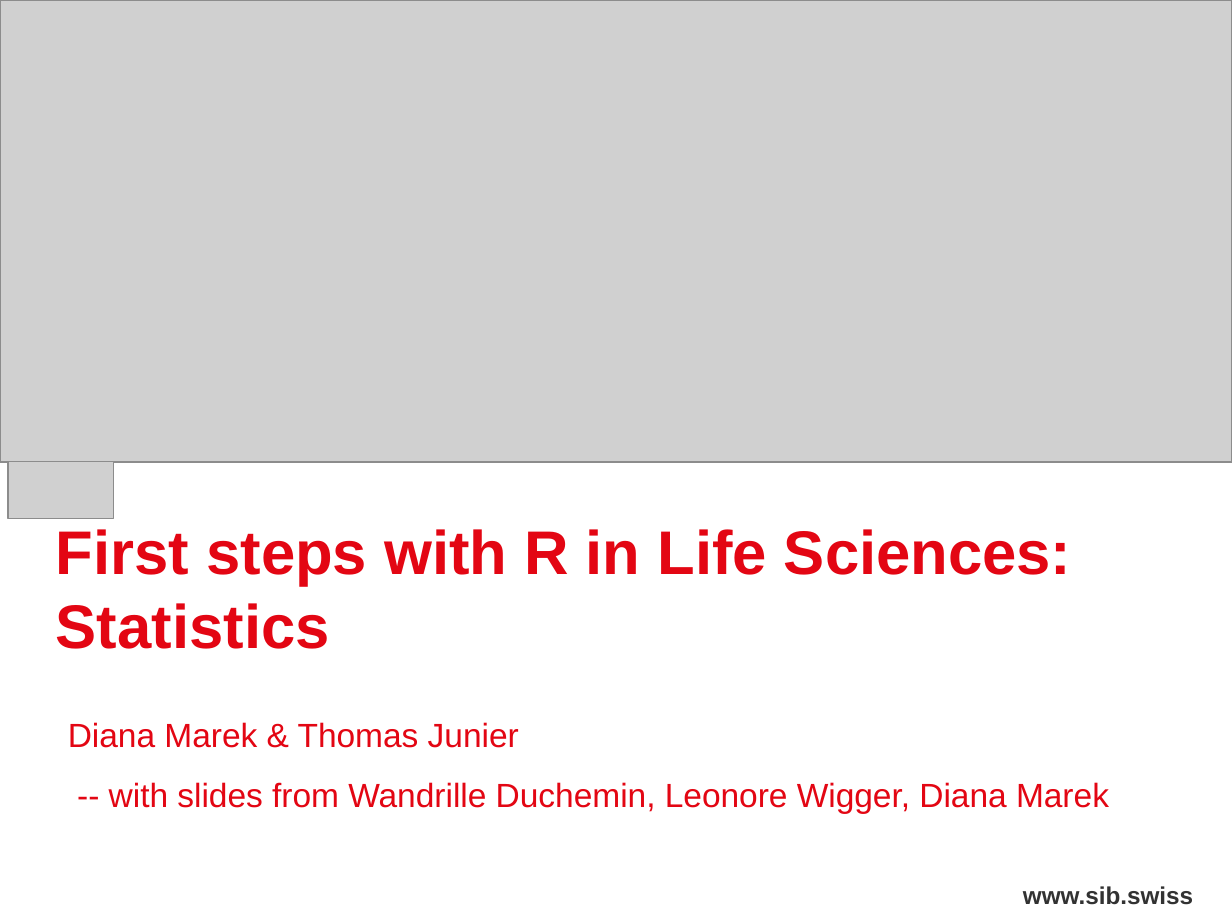
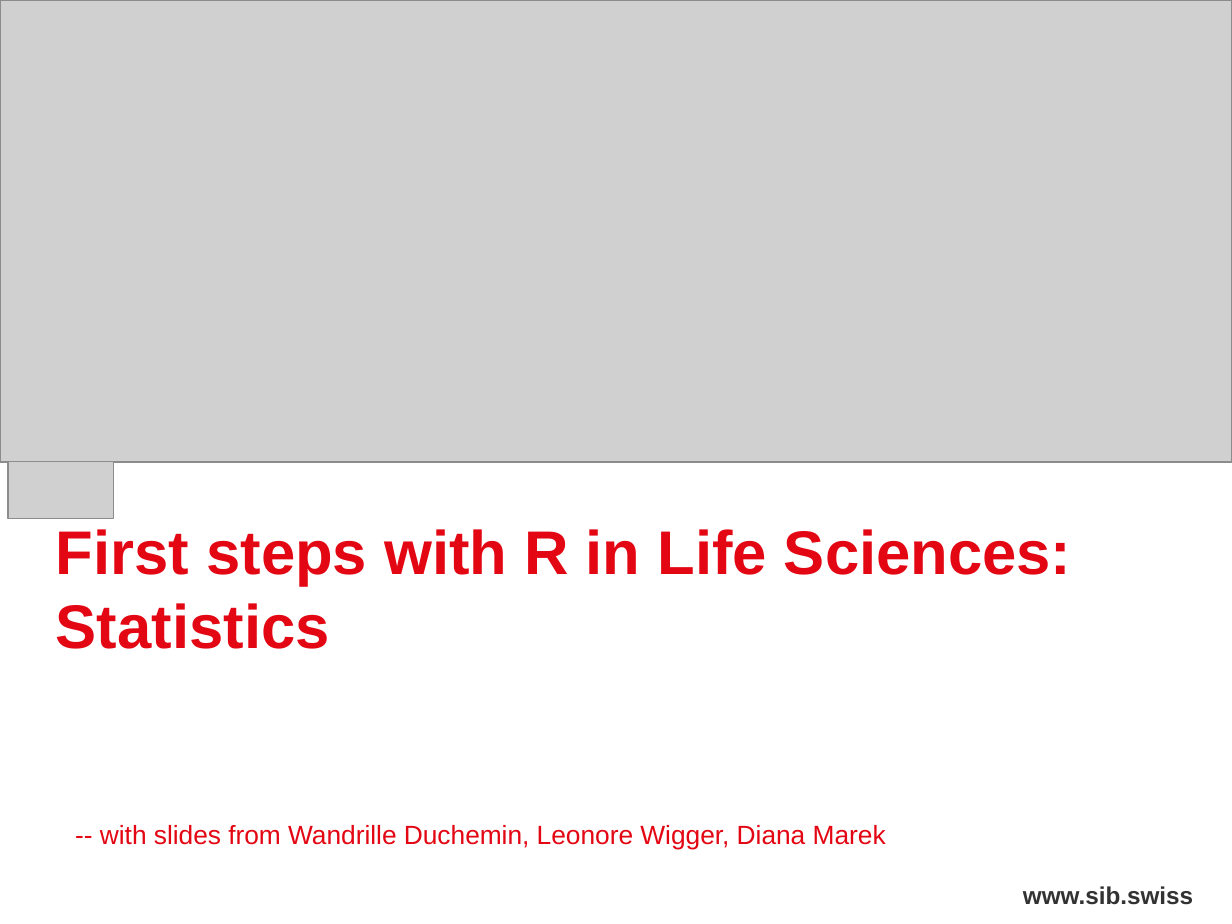
Before and after one commit to sib-swiss/first-steps-with-R-training, a slide deck: slide 1 of assets/pptx/First-steps-with-R_day2_afternoon.pptx. Drawn at 1232x924 pixels with LibreOffice and Linux fonts; fonts in the diff are those of the drawing; grey boxes stand for pictures; background and template pictures are left out. Boxes give left, top, right and bottom in pixels: in the first picture for what was removed or moved away, otherwise in the second. Text is boxed around its words. In the diff, an @@ line names an element or a change of style, - is before the commit and + after.

Commit message:
removed names from slides

```diff
--- a/assets/pptx/First-steps-with-R_day2_afternoon.pptx
+++ b/assets/pptx/First-steps-with-R_day2_afternoon.pptx
@@ text "-- with slides from Wandrille ..." at [100,825,886,849]: size 19.6 to 15.4 pt @@
@@ text at [68,722,519,748]: paragraph removed @@
-Diana Marek & Thomas Junier
```
Also in this commit, not shown: 3 other files.
